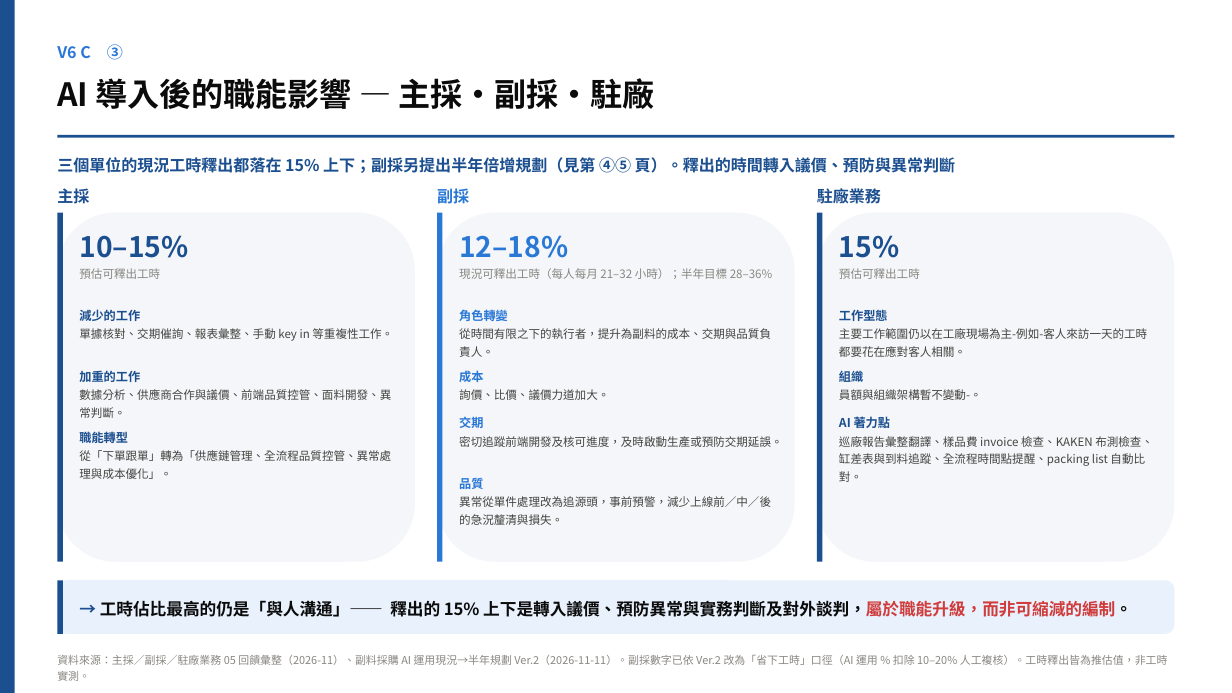
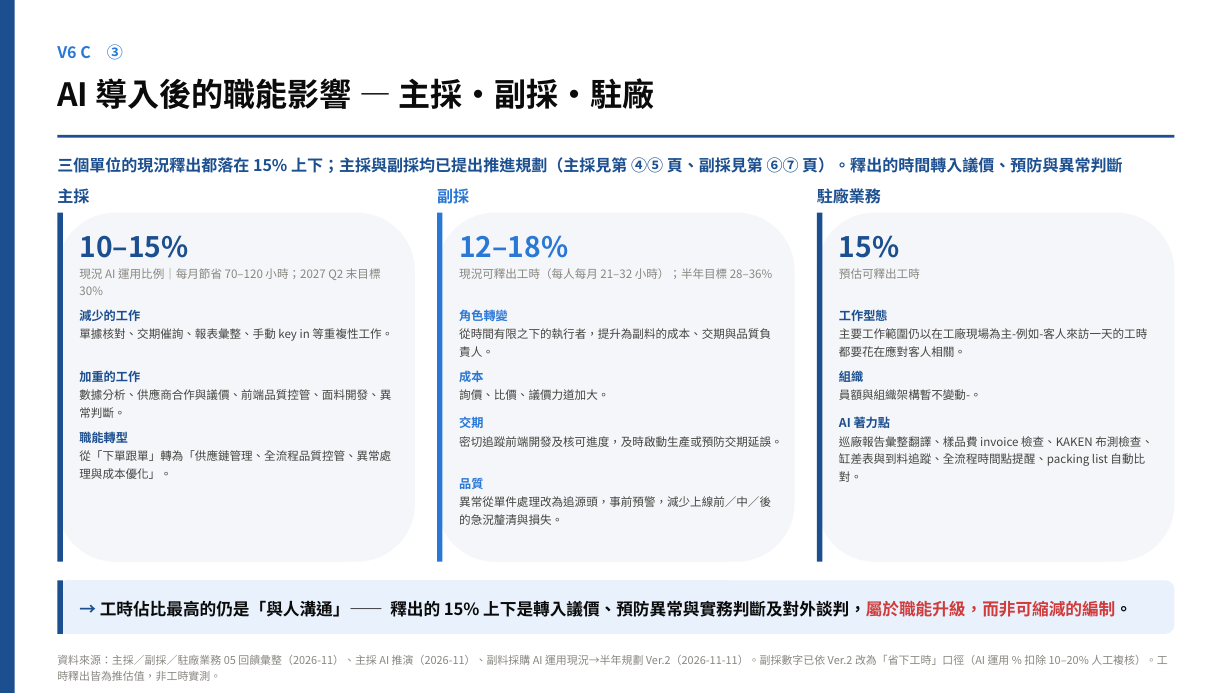
Before and after one commit to yc20054321-art/joyce, a slide deck: slide 3 of V6C_AI導入評估_20261111.pptx. Drawn at 1232x693 pixels with LibreOffice and Linux fonts; fonts in the diff are those of the drawing. Boxes give left, top, right and bottom in pixels: in the first picture for what was removed or moved away, otherwise in the second. Text is boxed around its words. In the diff, an @@ line names an element or a change of style, - is before the commit and + after.

```diff
--- a/V6C_AI導入評估_20261111.pptx
+++ b/V6C_AI導入評估_20261111.pptx
@@ text at box(57, 157, 1122, 173): text changed @@
-三個單位的現況工時釋出都落在 15% 上下；副採另提出半年倍增規劃（見第 ④⑤ 頁）。釋出的時間轉入議價、預防與異常判斷
+三個單位的現況釋出都落在 15% 上下；主採與副採均已提出推進規劃（主採見第 ④⑤ 頁、副採見第 ⑥⑦ 頁）。釋出的時間轉入議價、預防與異常判斷
@@ text at box(79, 268, 381, 295): text changed @@
-預估可釋出工時
+現況 AI 運用比例｜每月節省 70–120 小時；2027 Q2 末目標 30%
@@ text at box(57, 655, 1167, 681): text changed @@
-資料來源：主採／副採／駐廠業務 05 回饋彙整（2026-11）、副料採購 AI 運用現況→半年規劃 Ver.2（2026-11-11）。副採數字已依 Ver.2 改為「省下工時」口徑（AI 運用 % 扣除 10–20% 人工複核）。工時釋出皆為推估值，非工時實測。
+資料來源：主採／副採／駐廠業務 05 回饋彙整（2026-11）、主採 AI 推演（2026-11）、副料採購 AI 運用現況→半年規劃 Ver.2（2026-11-11）。副採數字已依 Ver.2 改為「省下工時」口徑（AI 運用 % 扣除 10–20% 人工複核）。工時釋出皆為推估值，非工時實測。
```
Also in this commit, not shown: 6 other slides changed, 2 slides added, 3 other files.
